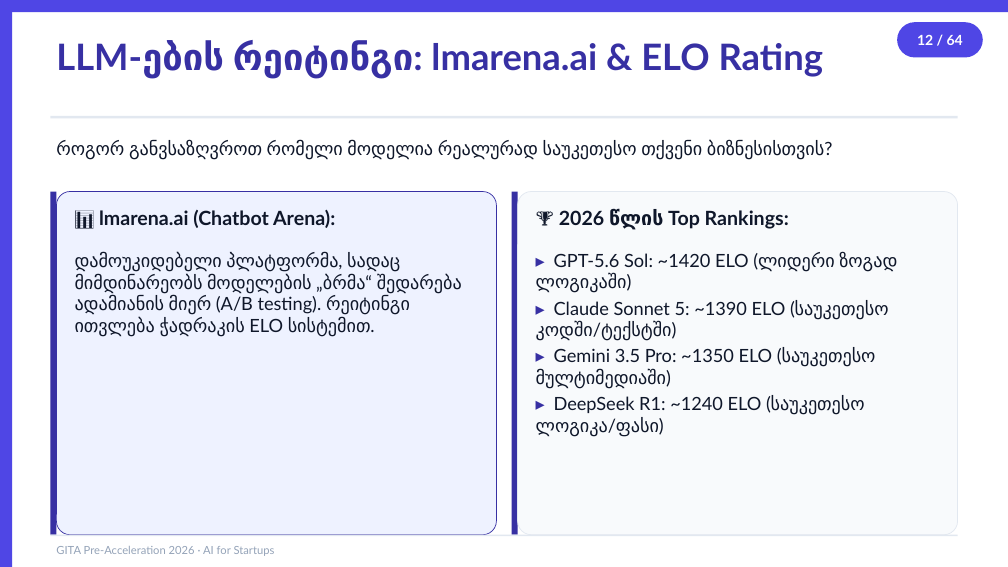
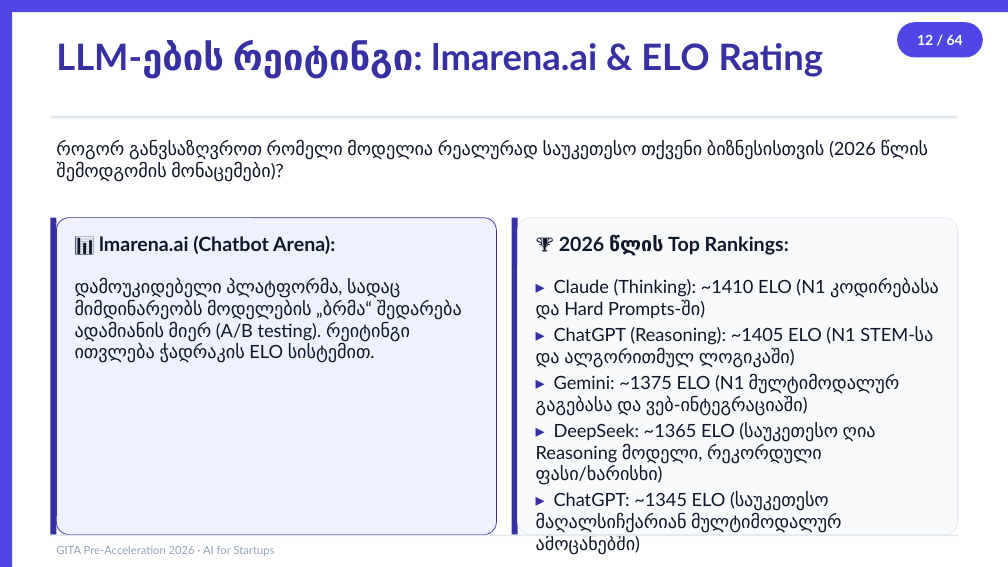
Before and after one commit to basilaia123/ai2026, a slide deck: slide 12 of GITA/Pre-Acceleration/2026-5h-AI-for-Startups/day1-slides.pptx. Drawn at 1008x567 pixels with LibreOffice and Linux fonts; fonts in the diff are those of the drawing. Boxes give left, top, right and bottom in pixels: in the first picture for what was removed or moved away, otherwise in the second. Text is boxed around its words. In the diff, an @@ line names an element or a change of style, - is before the commit and + after.

```diff
--- a/GITA/Pre-Acceleration/2026-5h-AI-for-Startups/day1-slides.pptx
+++ b/GITA/Pre-Acceleration/2026-5h-AI-for-Startups/day1-slides.pptx
@@ text at (56,140,929,181): text changed @@
-როგორ განვსაზღვროთ რომელი მოდელია რეალურად საუკეთესო თქვენი ბიზნესისთვის?
+როგორ განვსაზღვროთ რომელი მოდელია რეალურად საუკეთესო თქვენი ბიზნესისთვის (2026 წლის შემოდგომის მონაცემები)?
@@ rectangle: place and size @@
-rectangle at (50,192,56,534)
+rectangle at (50,218,56,535)
@@ rounded rectangle: place and size @@
-rounded rectangle at (56,192,497,534)
+rounded rectangle at (56,218,497,535)
@@ rectangle: place and size @@
-rectangle at (512,192,518,534)
+rectangle at (512,218,518,535)
@@ rounded rectangle: place and size @@
-rounded rectangle at (517,192,958,534)
+rounded rectangle at (517,218,958,535)
@@ 3 texts: place and size @@
-3 texts at (75,209,789,337)
+3 texts at (75,235,789,363)
@@ text at (536,278,939,533): text changed @@
-▸ GPT-5.6 Sol: ~1420 ELO (ლიდერი ზოგად ლოგიკაში)
-▸ Claude Sonnet 5: ~1390 ELO (საუკეთესო კოდში/ტექსტში)
-▸ Gemini 3.5 Pro: ~1350 ELO (საუკეთესო მულტიმედიაში)
-▸ DeepSeek R1: ~1240 ELO (საუკეთესო ლოგიკა/ფასი)
+▸ Claude (Thinking): ~1410 ELO (N1 კოდირებასა და Hard Prompts-ში)
+▸ ChatGPT (Reasoning): ~1405 ELO (N1 STEM-სა და ალგორითმულ ლოგიკაში)
+▸ Gemini: ~1375 ELO (N1 მულტიმოდალურ გაგებასა და ვებ-ინტეგრაციაში)
+▸ DeepSeek: ~1365 ELO (საუკეთესო ღია Reasoning მოდელი, რეკორდული ფასი/ხარისხი)
+▸ ChatGPT: ~1345 ELO (საუკეთესო მაღალსიჩქარიან მულტიმოდალურ ამოცანებში)
```
Also in this commit, not shown: 11 other slides changed, 52 other files.
